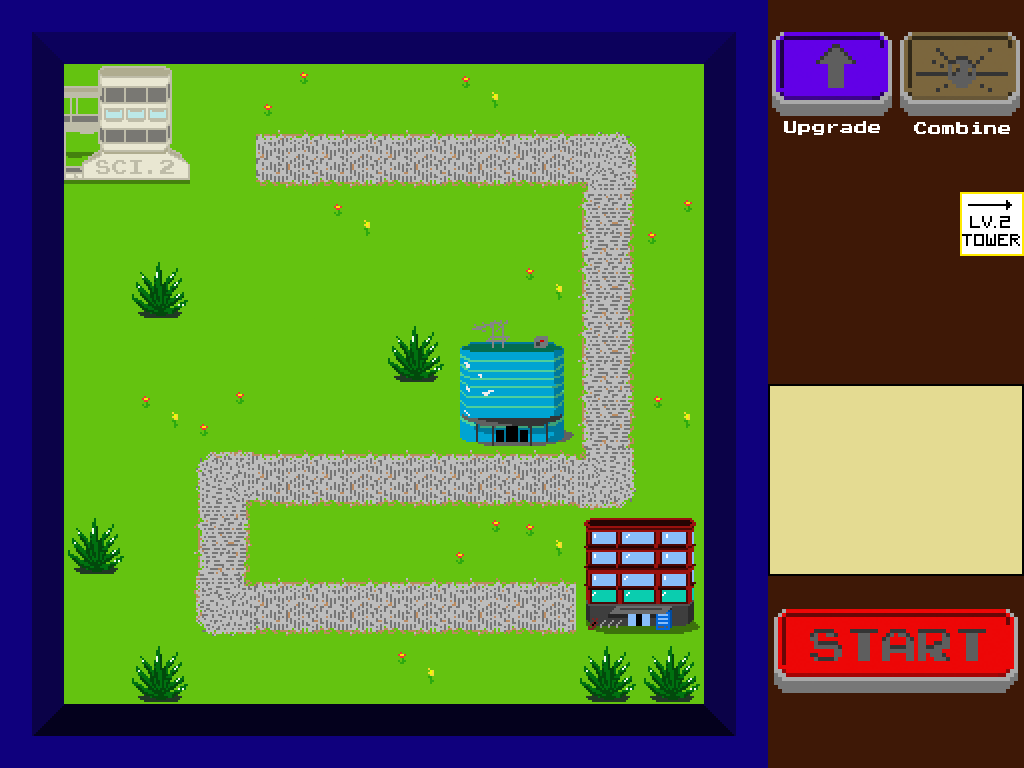
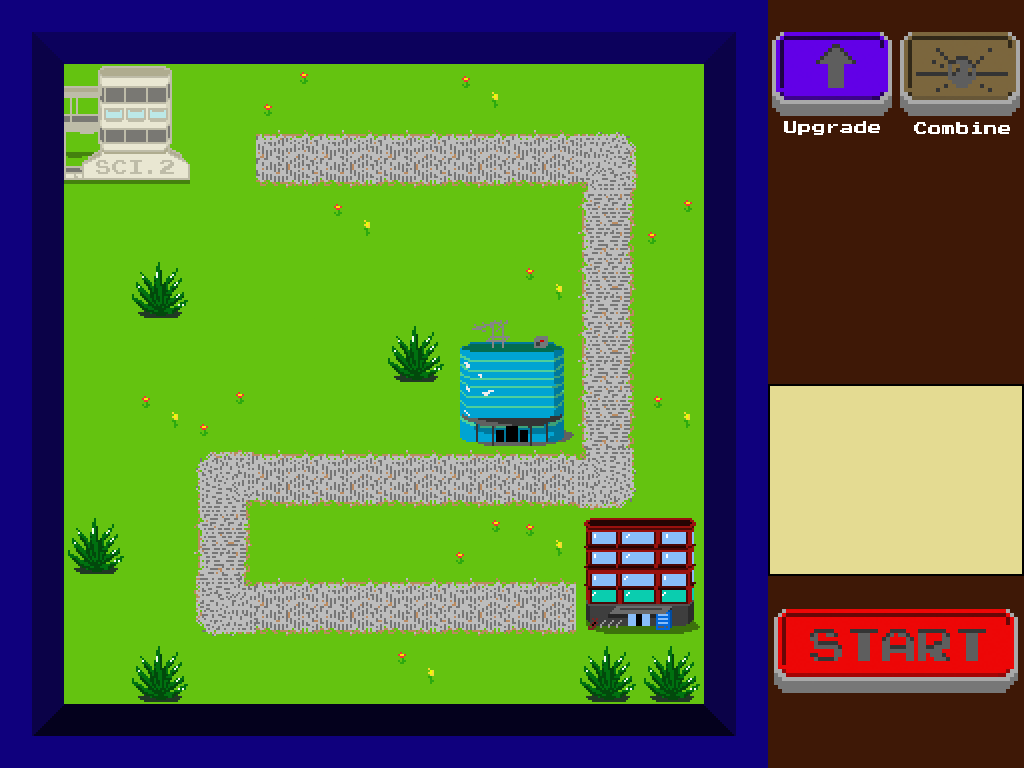
Layer changes from the first 1024x768 image to the second:
hid "레이어 2" over [960, 192, 1024, 256]
